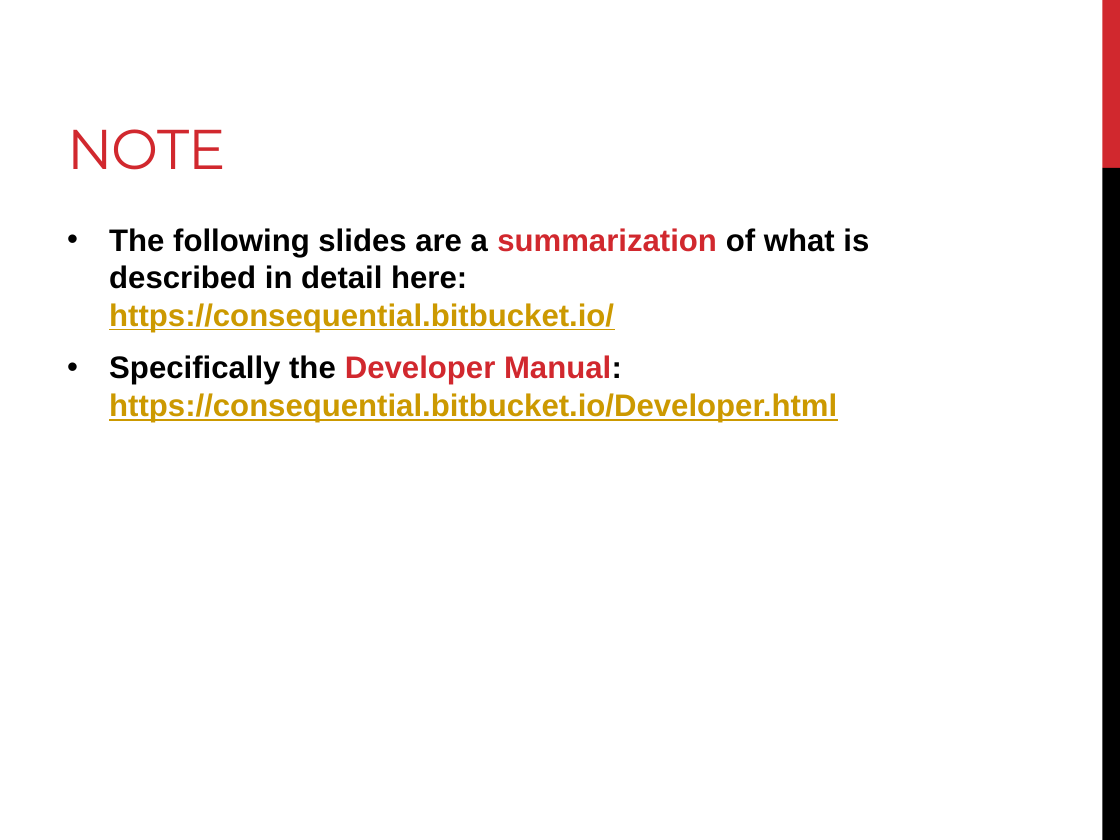
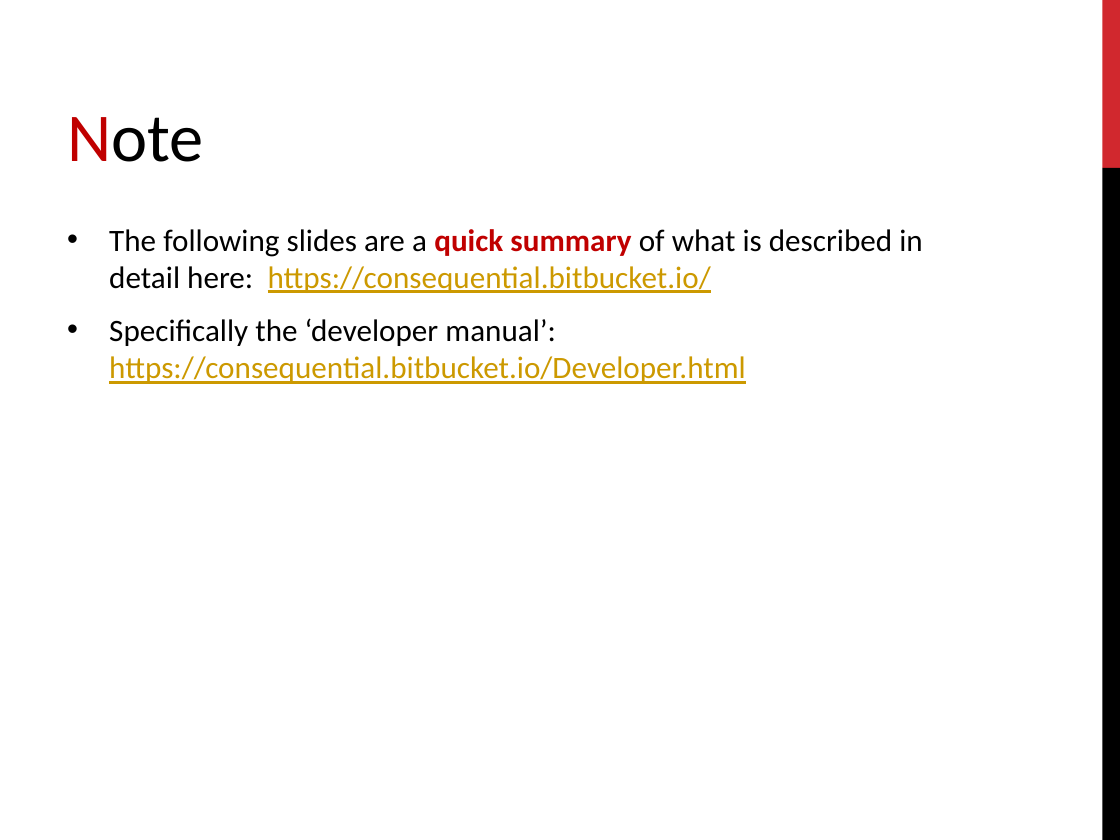
Before and after one commit to EmaroLab/MIRO, a slide deck: slide 5 of MIRO_setup.pptx (slide 3 before the commit). Drawn at 1120x840 pixels with LibreOffice and Linux fonts; fonts in the diff are those of the drawing. Boxes give left, top, right and bottom in pixels: in the first picture for what was removed or moved away, otherwise in the second. Text is boxed around its words. In the diff, an @@ line names an element or a change of style, - is before the commit and + after.

```diff
--- a/MIRO_setup.pptx
+++ b/MIRO_setup.pptx
@@ text added at bbox=[67, 117, 204, 162], 44 pt, text #000000 @@
+Note
@@ title removed at bbox=[67, 129, 226, 170] @@
-NOTE
@@ text at bbox=[109, 229, 922, 384]: text changed; font Arial to Calibri; text colour #CC9900 to #000000; bold off @@
-• The following slides are a summarization of what is described in detail here: https://consequential.bitbucket.io/
-• Specifically the Developer Manual: https://consequential.bitbucket.io/Developer.html
+• The following slides are a quick summary of what is described in detail here: https://consequential.bitbucket.io/
+• Specifically the ‘developer manual’: https://consequential.bitbucket.io/Developer.html
```
Also in this commit, not shown: 10 other slides changed, 2 slides added, 1 slide removed, 3 other files.
